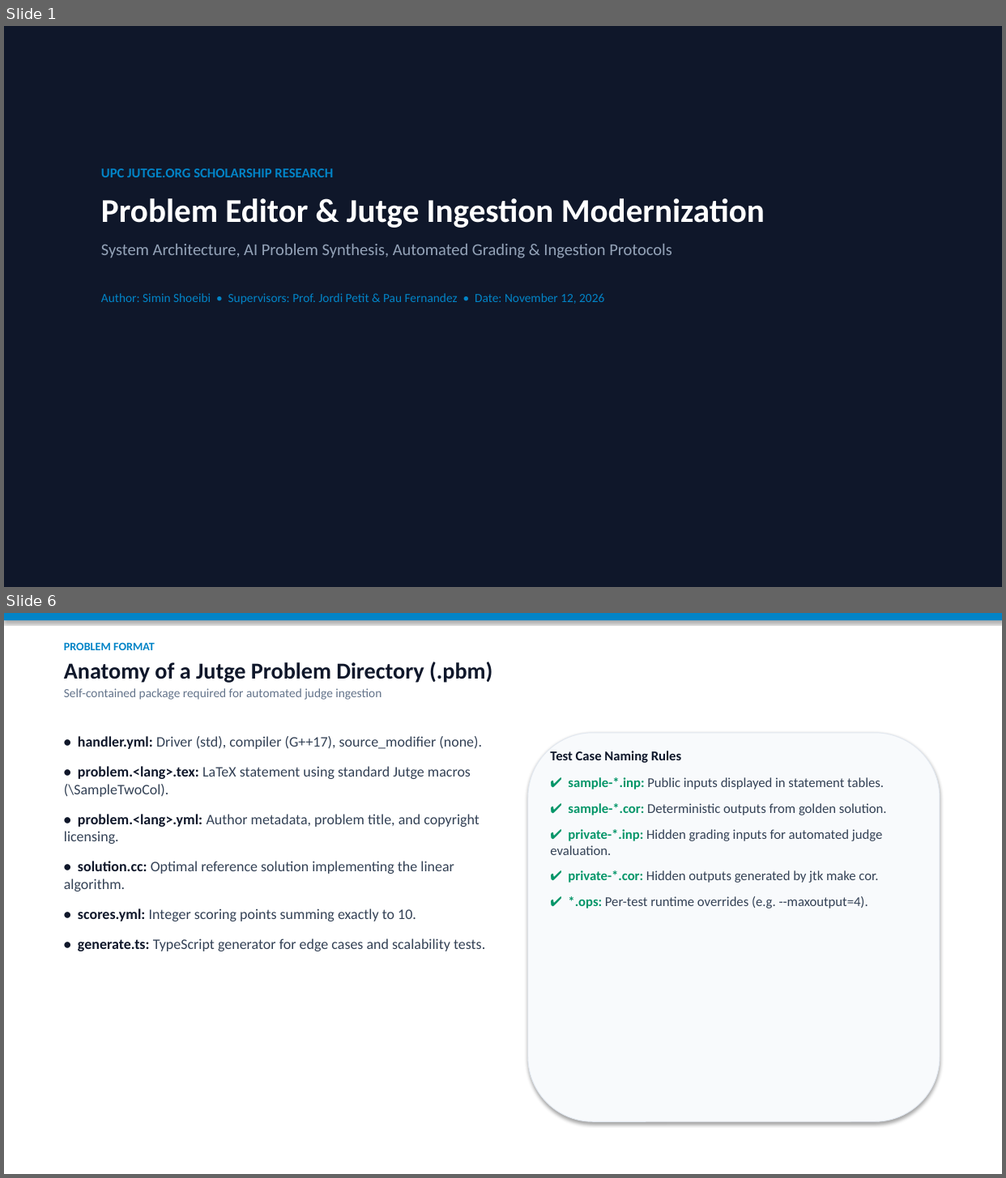
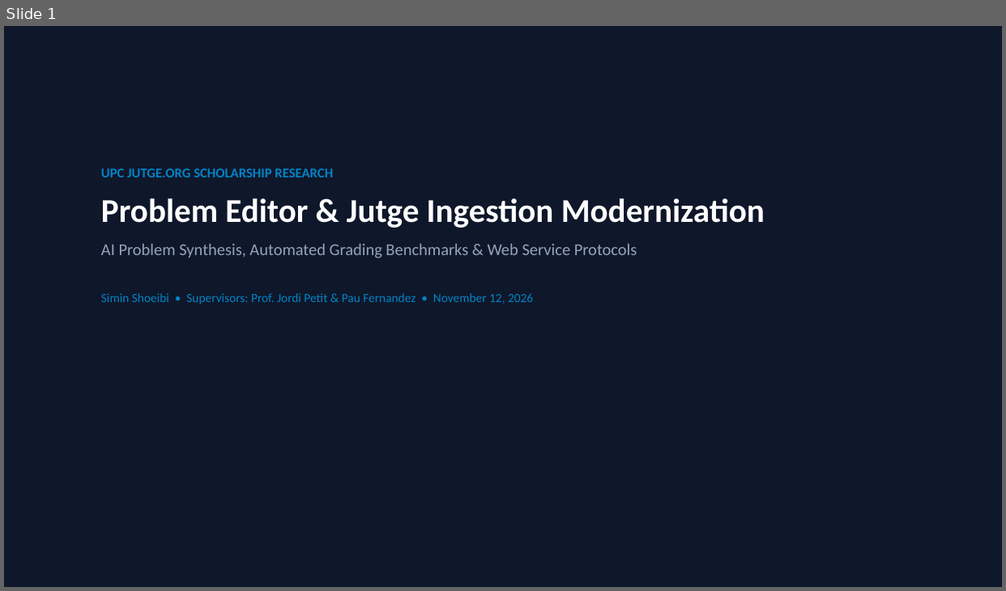
Before and after one commit to SuisSanem000/jutge-private, a slide deck: work/01-meeting-presentation-and-demo-20261112/meeting-summary-presentation.pptx. Shown one above the other, each under a label of ours: slides 1 and 6 before the commit, slide 1 after it; the slides between them are not shown. The pictures are 1006x1178 and 1006x591 pixels, drawn with LibreOffice and Linux fonts; fonts in the diff are those of the drawing. Boxes give left, top, right and bottom in pixels: in the first picture for what was removed or moved away, otherwise in the second. Text is boxed around its words. In the diff, an @@ line names an element or a change of style, - is before the commit and + after.

```diff
--- a/work/01-meeting-presentation-and-demo-20261112/meeting-summary-presentation.pptx
+++ b/work/01-meeting-presentation-and-demo-20261112/meeting-summary-presentation.pptx
@@ slide 6 removed at bbox=[4, 613, 1002, 1174], background #FFFFFF @@
@@ rectangle removed at bbox=[4, 613, 1002, 620] @@
@@ text removed at bbox=[64, 642, 492, 700] @@
-PROBLEM FORMAT
-Anatomy of a Jutge Problem Directory (.pbm)
-Self-contained package required for automated judge ingestion
@@ rounded rectangle removed at bbox=[528, 733, 940, 1122] @@
@@ text removed at bbox=[64, 736, 485, 952] @@
-• handler.yml: Driver (std), compiler (G++17), source_modifier (none).
-• problem.<lang>.tex: LaTeX statement using standard Jutge macros (\SampleTwoCol).
-• problem.<lang>.yml: Author metadata, problem title, and copyright licensing.
-• solution.cc: Optimal reference solution implementing the linear algorithm.
-• scores.yml: Integer scoring points summing exactly to 10.
-• generate.ts: TypeScript generator for edge cases and scalability tests.
@@ text removed at bbox=[550, 751, 887, 909] @@
-Test Case Naming Rules
-✔ sample-*.inp: Public inputs displayed in statement tables.
-✔ sample-*.cor: Deterministic outputs from golden solution.
-✔ private-*.inp: Hidden grading inputs for automated judge evaluation.
-✔ private-*.cor: Hidden outputs generated by jtk make cor.
-✔ *.ops: Per-test runtime overrides (e.g. --maxoutput=4).
@@ slide 1 changed as well @@
@@ text at bbox=[101, 244, 637, 305]: text changed @@
-System Architecture, AI Problem Synthesis, Automated Grading & Ingestion Protocols
-Author: Simin Shoeibi • Supervisors: Prof. Jordi Petit & Pau Fernandez • Date: November 12, 2026
+AI Problem Synthesis, Automated Grading Benchmarks & Web Service Protocols
+Simin Shoeibi • Supervisors: Prof. Jordi Petit & Pau Fernandez • November 12, 2026
```
Also in this commit, not shown: 4 other slides changed, 5 slides added, 24 other slides removed, 4 other files.
